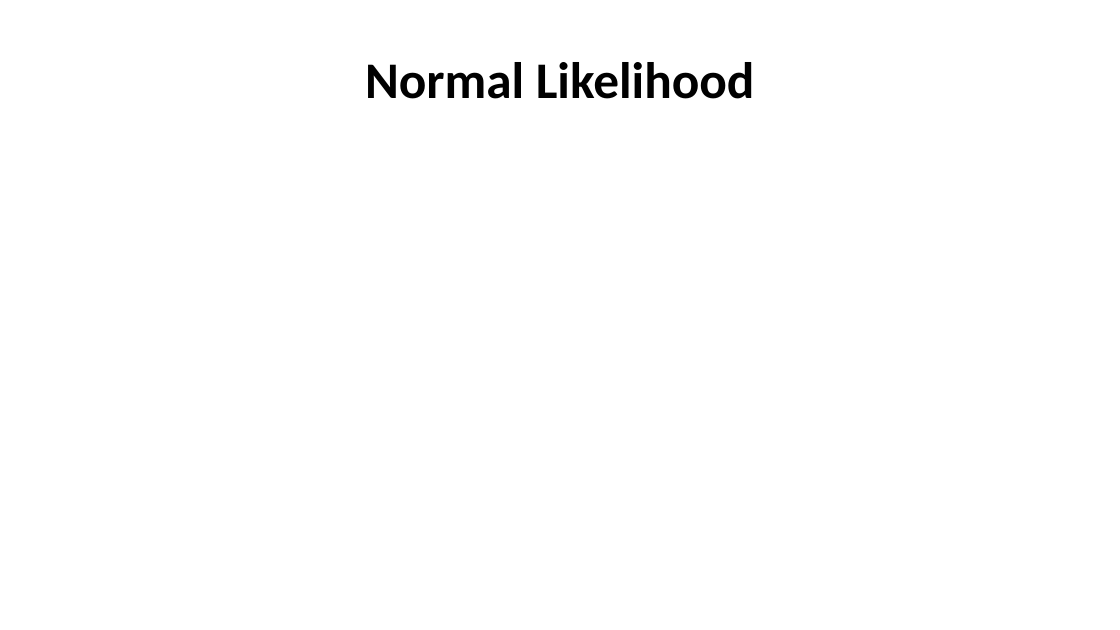
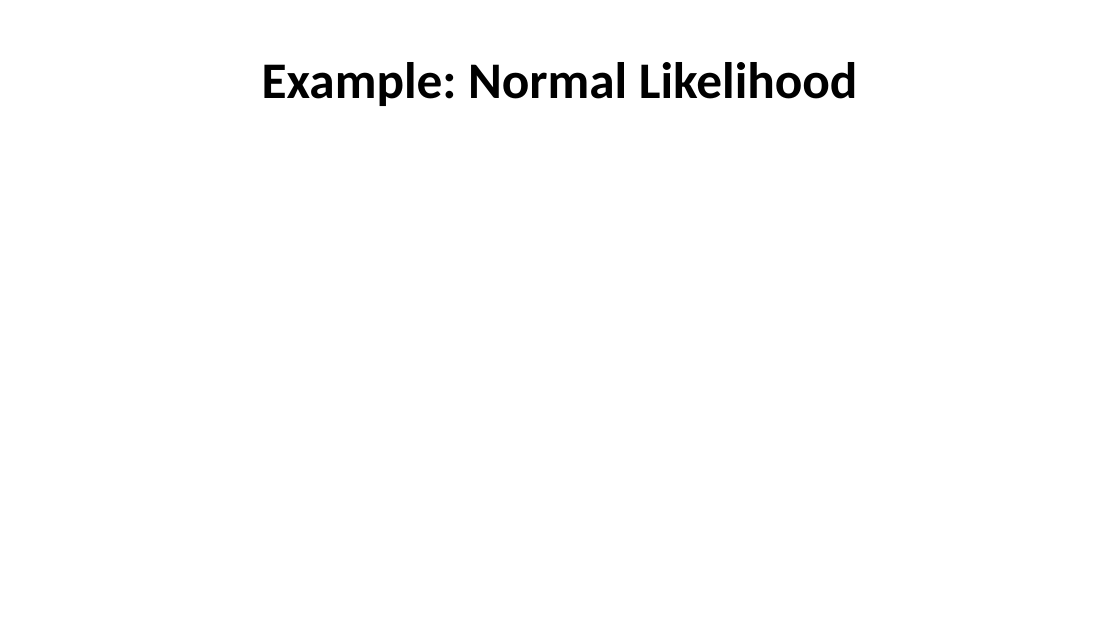
Before and after one commit to StephenElston/CSCI-E-83, a slide deck: slide 6 of LectureSlides/05_ParameterEstimationAndLikelihood.pptx. Drawn at 1120x630 pixels with LibreOffice and Linux fonts; fonts in the diff are those of the drawing; grey boxes stand for pictures. Boxes give left, top, right and bottom in pixels: in the first picture for what was removed or moved away, otherwise in the second. Text is boxed around its words. In the diff, an @@ line names an element or a change of style, - is before the commit and + after.

Commit message:
Corrected typos in slides

```diff
--- a/LectureSlides/05_ParameterEstimationAndLikelihood.pptx
+++ b/LectureSlides/05_ParameterEstimationAndLikelihood.pptx
@@ title at [262,62,858,106]: text changed @@
-Normal Likelihood
+Example: Normal Likelihood
```
Also in this commit, not shown: 7 other slides changed.
